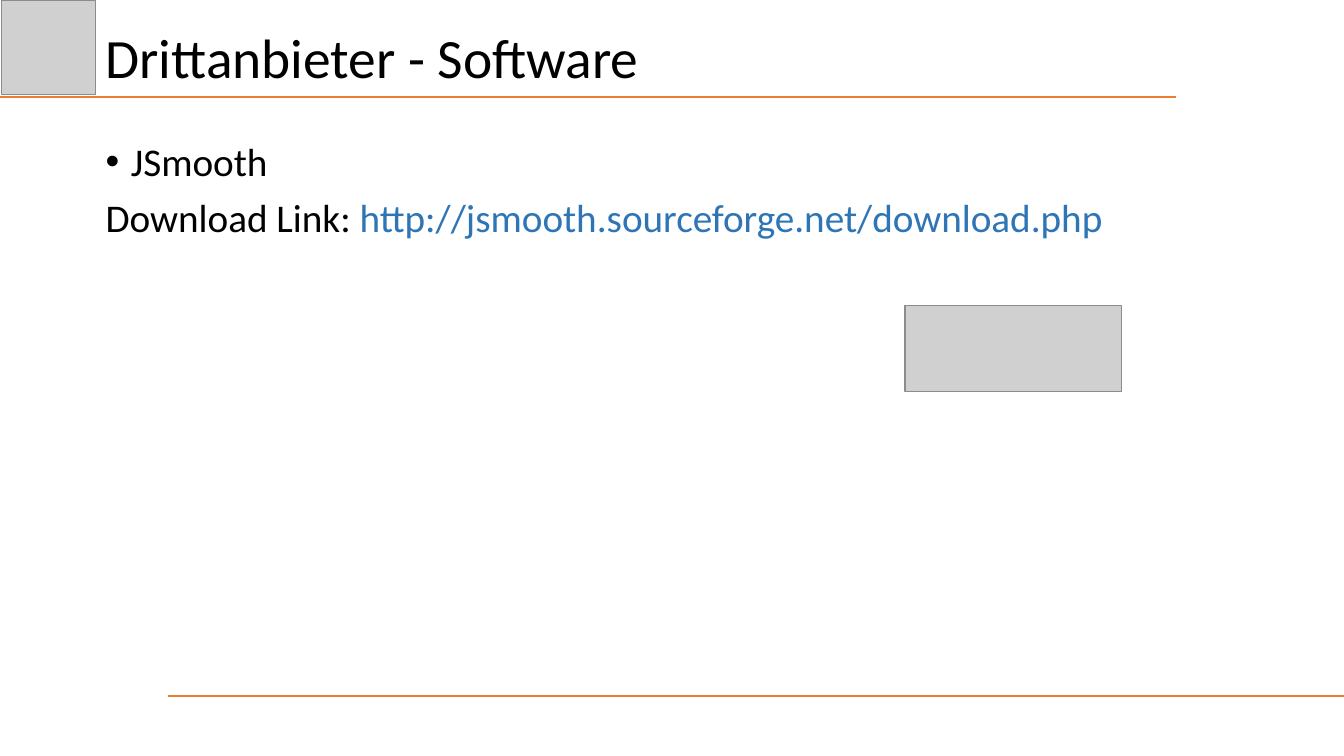
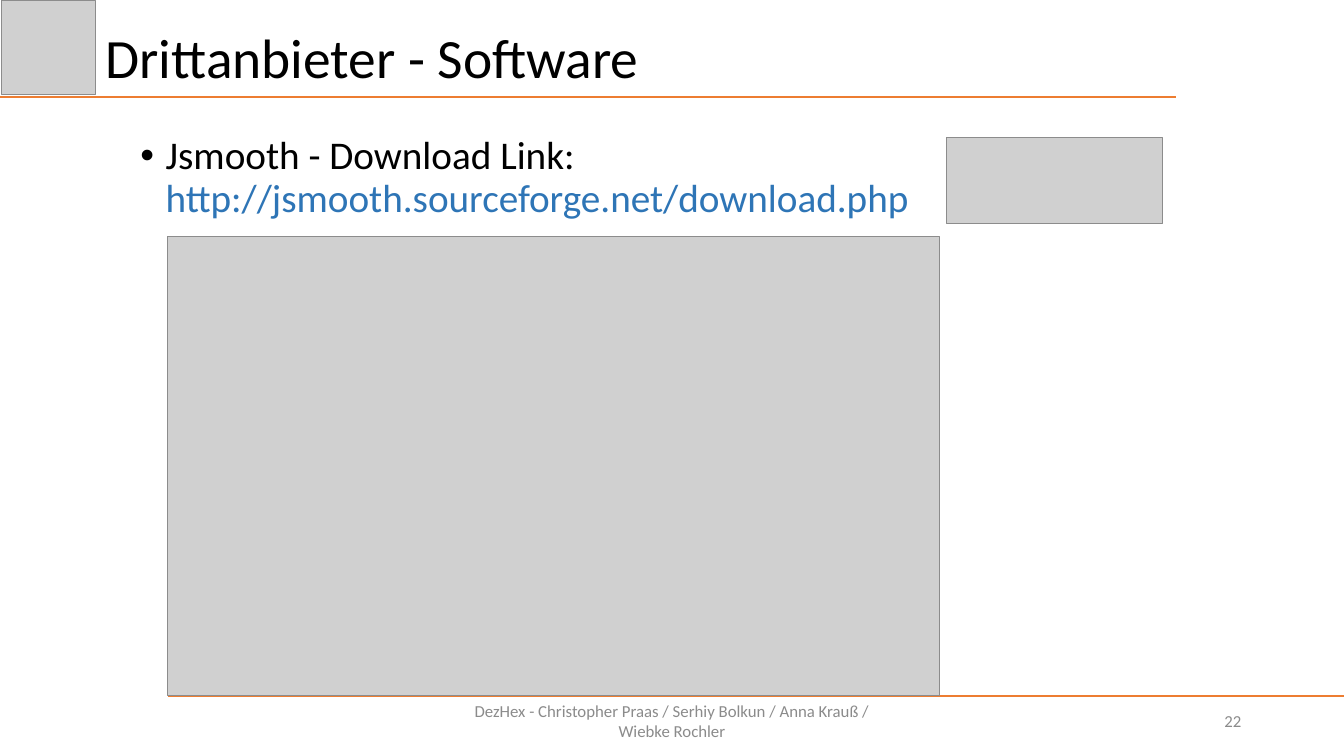
Before and after one commit to Schnitzel128/sejava, a slide deck: slide 22 of Präsentation/DezHex.pptx. Drawn at 1344x756 pixels with LibreOffice and Linux fonts; fonts in the diff are those of the drawing; grey boxes stand for pictures. Boxes give left, top, right and bottom in pixels: in the first picture for what was removed or moved away, otherwise in the second. Text is boxed around its words. In the diff, an @@ line names an element or a change of style, - is before the commit and + after.

```diff
--- a/Präsentation/DezHex.pptx
+++ b/Präsentation/DezHex.pptx
@@ text at (166,141,909,219): text changed @@
-• JSmooth
-Download Link: http://jsmooth.sourceforge.net/download.php
+• Jsmooth - Download Link: http://jsmooth.sourceforge.net/download.php
@@ picture: place and size @@
-picture at (905,306,1122,391)
+picture at (947,137,1164,223)
@@ picture added at (168,236,940,696) @@
@@ text added at (475,705,859,737), 12 pt, text #8C8C8C @@
+DezHex - Christopher Praas / Serhiy Bolkun / Anna Krauß / Wiebke Rochler
@@ page number added at (1224,716,1241,727), 12 pt, text #8C8C8C @@
+22
```
Also in this commit, not shown: 18 other slides changed, 4 slides added, 5 slides removed, 1 other file.
